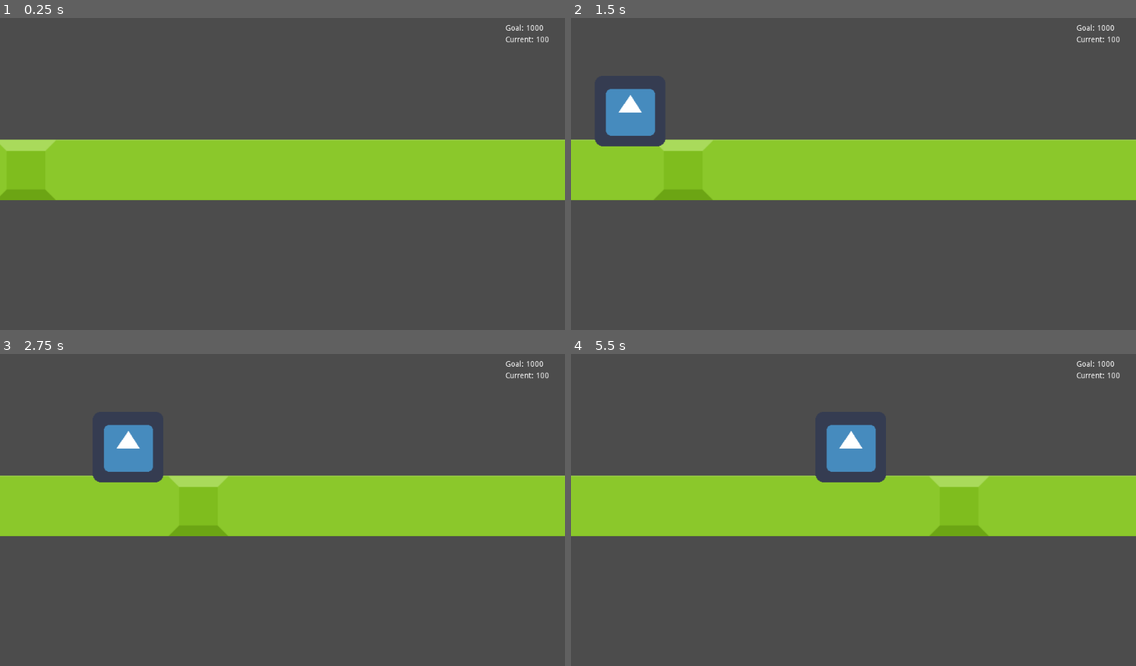
Above: before the commit, frames 1-4 (two rows, left to right).
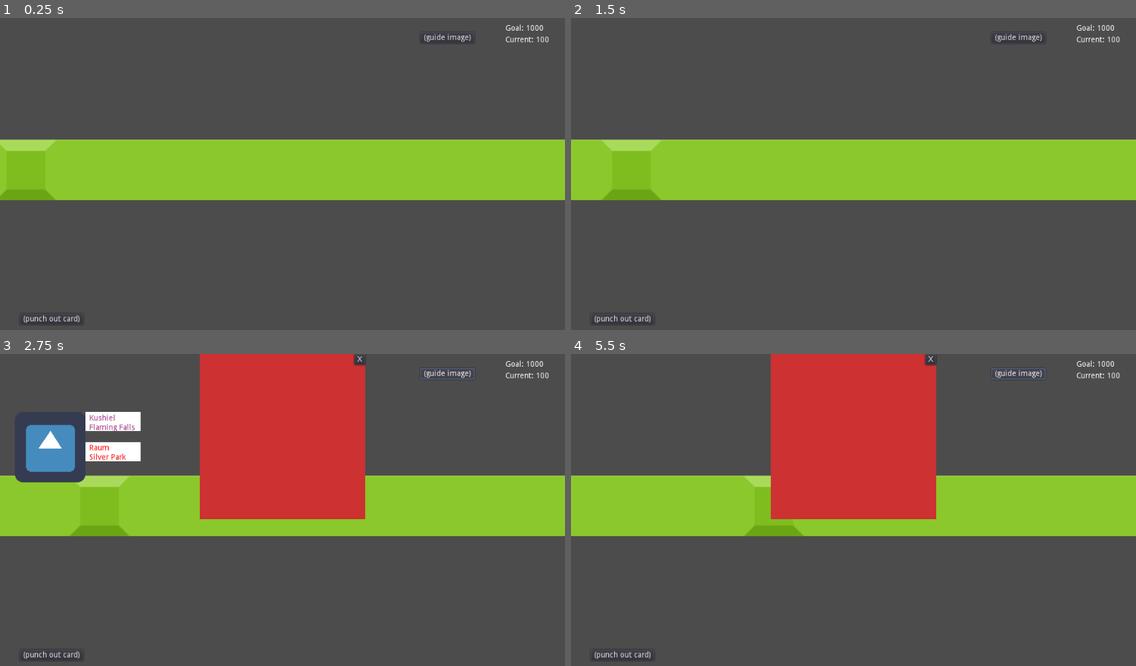
Above: after the commit, the same moments.

Repository: Hexadoon/Unearthly-Souls-Postal-Service
Game: Godot game, scene res://Scenes/main.tscn
Two runs of this game, one before a commit and one after it. Both use one fixed random seed, a clock stepped at 60 frames per second and the inputs below. The engine's default icon, where the game draws it, is replaced by a stand-in: a white triangle on a blue panel in a dark square.
Inputs (mouse positions are in pixels of both pictures, inside the frame that each line leads up to):
- Up to frame 1 (0.25 s): no input
- Up to frame 2 (1.5 s): click (621, 320) at 0.5 s, where only the run after the commit has a clickable "(punch out card)"; click (627, 27) at 1.25 s, where only the run after the commit has a clickable "RESUME GAME"
- Up to frame 3 (2.75 s): click (446, 372) at 2 s, where only the run after the commit has a clickable "(guide image)"
- Up to frame 4 (5.5 s): click (932, 360) at 2.75 s, where only the run after the commit has a clickable "X"; click (621, 656) at 3.5 s, where only the run after the commit has a clickable "(punch out card)"; click (627, 382) at 4.25 s, where only the run after the commit has a clickable "RESTART GAME"; click (1017, 372) at 5 s, where only the run after the commit has a clickable "(guide image)"

The runs differ from the first frame. In frame 1, 0.2% of the frame differs, in the area x 4-84%, y 4-98%; in frame 2, 2.7%; in frame 3, 20%, in the area x 2-84%, y 0-98%; in frame 4, 17%.

Commit message:
work up to 7/15/2020 letters with labels, double click view, pause menu

Diff:
--- a/hell-mail/Scenes/Mail.tscn
+++ b/hell-mail/Scenes/Mail.tscn
@@ -3,12 +3,11 @@
 [ext_resource path="res://Sprites/icon.png" type="Texture" id=1]
 [ext_resource path="res://Scripts/Mail.gd" type="Script" id=2]
 
-
 [sub_resource type="RectangleShape2D" id=1]
 extents = Vector2( 63.8305, 63.6861 )
 
 [node name="Mail" type="KinematicBody2D"]
-position = Vector2( 72.2749, 163.948 )
+position = Vector2( 64.2978, 63.348 )
 input_pickable = true
 collision_layer = 2
 script = ExtResource( 2 )
@@ -18,3 +17,47 @@
 
 [node name="CollisionShape2D" type="CollisionShape2D" parent="."]
 shape = SubResource( 1 )
+
+[node name="Tween" type="Tween" parent="."]
+
+[node name="ColorRect2" type="ColorRect" parent="."]
+margin_left = 64.0
+margin_top = -8.74609
+margin_right = 164.0
+margin_bottom = 26.2539
+__meta__ = {
+"_edit_use_anchors_": false
+}
+
+[node name="to_label" type="Label" parent="."]
+margin_left = 71.2192
+margin_top = -5.18372
+margin_right = 171.219
+margin_bottom = 29.8163
+custom_colors/font_color = Color( 0.623529, 0.00784314, 0.627451, 1 )
+text = "to:"
+autowrap = true
+__meta__ = {
+"_edit_use_anchors_": false
+}
+
+[node name="ColorRect" type="ColorRect" parent="."]
+margin_left = 64.0
+margin_top = -64.0
+margin_right = 164.0
+margin_bottom = -29.0
+__meta__ = {
+"_edit_use_anchors_": false
+}
+
+[node name="from_label" type="Label" parent="."]
+margin_left = 71.2192
+margin_top = -58.8324
+margin_right = 171.219
+margin_bottom = -23.8324
+custom_colors/font_color = Color( 0.627451, 0.172549, 0.501961, 1 )
+text = "from:"
+autowrap = true
+__meta__ = {
+"_edit_use_anchors_": false
+}
--- /dev/null
+++ b/hell-mail/Scenes/PauseLayer.tscn
@@ -0,0 +1,99 @@
+[gd_scene load_steps=3 format=2]
+
+[ext_resource path="res://Scripts/Pause.gd" type="Script" id=1]
+[ext_resource path="res://Scripts/Button.gd" type="Script" id=2]
+
+[node name="PauseLayer" type="CanvasLayer"]
+pause_mode = 2
+layer = 10
+
+[node name="Pause" type="Control" parent="."]
+margin_right = 200.0
+margin_bottom = 100.0
+script = ExtResource( 1 )
+__meta__ = {
+"_edit_use_anchors_": false
+}
+
+[node name="Background" type="ColorRect" parent="Pause"]
+visible = false
+margin_right = 200.0
+margin_bottom = 100.0
+color = Color( 0, 0, 0, 0.556863 )
+__meta__ = {
+"_edit_use_anchors_": false
+}
+
+[node name="pause_popup" type="Popup" parent="Pause"]
+margin_right = 200.0
+margin_bottom = 100.0
+popup_exclusive = true
+__meta__ = {
+"_edit_use_anchors_": false
+}
+
+[node name="Resume" type="Button" parent="Pause/pause_popup"]
+anchor_right = 10.0
+margin_left = 10.0
+margin_top = 4.31691
+margin_right = -1810.0
+margin_bottom = 29.3169
+script = ExtResource( 2 )
+button_name = "Resume"
+
+[node name="Label" type="Label" parent="Pause/pause_popup/Resume"]
+anchor_left = 0.5
+anchor_top = 0.5
+anchor_right = 0.5
+anchor_bottom = 0.5
+margin_left = -46.5
+margin_top = -7.0
+margin_right = 46.5
+margin_bottom = 7.0
+text = "RESUME GAME"
+align = 1
+valign = 1
+
+[node name="Restart" type="Button" parent="Pause/pause_popup"]
+anchor_right = 10.0
+margin_left = 10.0
+margin_top = 35.99
+margin_right = -1810.0
+margin_bottom = 60.99
+script = ExtResource( 2 )
+button_name = "Restart"
+
+[node name="Label" type="Label" parent="Pause/pause_popup/Restart"]
+anchor_left = 0.5
+anchor_top = 0.5
+anchor_right = 0.5
+anchor_bottom = 0.5
+margin_left = -47.5
+margin_top = -7.0
+margin_right = 47.5
+margin_bottom = 7.0
+text = "RESTART GAME"
+align = 1
+valign = 1
+
+[node name="Quit" type="Button" parent="Pause/pause_popup"]
+anchor_right = 10.0
+margin_left = 10.0
+margin_top = 67.3437
+margin_right = -1810.0
+margin_bottom = 92.3437
+script = ExtResource( 2 )
+button_name = "Quit"
+
+[node name="Label" type="Label" parent="Pause/pause_popup/Quit"]
+anchor_left = 0.5
+anchor_top = 0.5
+anchor_right = 0.5
+anchor_bottom = 0.5
+margin_left = -46.5
+margin_top = -7.0
+margin_right = 46.5
+margin_bottom = 7.0
+text = "QUIT GAME"
+align = 1
+valign = 1
--- a/hell-mail/Scenes/main.tscn
+++ b/hell-mail/Scenes/main.tscn
@@ -1,10 +1,14 @@
-[gd_scene load_steps=9 format=2]
+[gd_scene load_steps=14 format=2]
 
 [ext_resource path="res://Scripts/conveyorbelt.gd" type="Script" id=1]
 [ext_resource path="res://Sprites/tileGreen_03.png" type="Texture" id=2]
 [ext_resource path="res://Scripts/GameManager.gd" type="Script" id=3]
 [ext_resource path="res://Scripts/StartGame.gd" type="Script" id=4]
 [ext_resource path="res://Scripts/Wall.gd" type="Script" id=5]
+[ext_resource path="res://Scripts/ViewArea.gd" type="Script" id=6]
+[ext_resource path="res://Scripts/PunchOutCard.gd" type="Script" id=7]
+[ext_resource path="res://Scenes/PauseLayer.tscn" type="PackedScene" id=8]
+[ext_resource path="res://Scripts/GuideButton.gd" type="Script" id=9]
 
 [sub_resource type="AtlasTexture" id=1]
 flags = 4
@@ -15,6 +19,8 @@
 extents = Vector2( 511.797, 43.8626 )
 
 [sub_resource type="RectangleShape2D" id=3]
+
+[sub_resource type="RectangleShape2D" id=4]
 extents = Vector2( 11.6121, 72.904 )
 
 [node name="World" type="Node"]
@@ -36,6 +42,12 @@
 
 [node name="MailNode" type="Node" parent="."]
 
+[node name="SpawnPos" type="Area2D" parent="MailNode"]
+position = Vector2( 64.2978, 168.319 )
+
+[node name="CollisionShape2D" type="CollisionShape2D" parent="MailNode/SpawnPos"]
+shape = SubResource( 3 )
+
 [node name="Wall" type="Area2D" parent="."]
 position = Vector2( 1047.99, 148.136 )
 collision_mask = 3
@@ -75,3 +87,69 @@
 __meta__ = {
 "_edit_use_anchors_": false
 }
+
+[node name="ViewArea" type="Node" parent="."]
+
+[node name="Area2D" type="Area2D" parent="ViewArea"]
+position = Vector2( 510, 487.297 )
+scale = Vector2( 15, 15 )
+collision_mask = 3
+script = ExtResource( 6 )
+
+[node name="CollisionShape2D" type="CollisionShape2D" parent="ViewArea/Area2D"]
+shape = SubResource( 3 )
+
+[node name="PunchOutCard" type="Button" parent="."]
+margin_left = 36.191
+margin_top = 536.974
+margin_right = 48.191
+margin_bottom = 556.974
+text = "(punch out card)"
+script = ExtResource( 7 )
+__meta__ = {
+"_edit_use_anchors_": false
+}
+
+[node name="GuideButton" type="Button" parent="."]
+margin_left = 762.213
+margin_top = 26.487
+margin_right = 860.213
+margin_bottom = 46.487
+text = "(guide image)"
+script = ExtResource( 9 )
+__meta__ = {
+"_edit_use_anchors_": false
+}
+
+[node name="PauseLayer" parent="." instance=ExtResource( 8 )]
+
+[node name="guide_popup" type="Popup" parent="."]
+pause_mode = 2
+anchor_left = 0.5
+anchor_right = 0.5
+margin_left = -150.0
+margin_right = 150.0
+margin_bottom = 300.0
+popup_exclusive = true
+__meta__ = {
+"_edit_use_anchors_": false
+}
+
+[node name="ColorRect" type="ColorRect" parent="guide_popup"]
+anchor_right = 1.0
+anchor_bottom = 1.0
+color = Color( 0.807843, 0.196078, 0.196078, 1 )
+__meta__ = {
+"_edit_use_anchors_": false
+}
+
+[node name="exit_button" type="Button" parent="guide_popup"]
+anchor_left = 1.0
+anchor_right = 1.0
+margin_left = -20.0
+margin_bottom = 20.0
+text = "X"
+script = ExtResource( 9 )
+__meta__ = {
+"_edit_use_anchors_": false
+}
--- /dev/null
+++ b/hell-mail/Scripts/Button.gd
@@ -0,0 +1,2 @@
+extends Button
+export (String) var button_name
--- a/hell-mail/Scripts/GameManager.gd
+++ b/hell-mail/Scripts/GameManager.gd
@@ -1,7 +1,7 @@
 extends Node
 
 var current_score = 100
-var goal_score
+export (int) var goal_score
 
 var timer = 0
 var paused = false
--- /dev/null
+++ b/hell-mail/Scripts/GuideButton.gd
@@ -0,0 +1,24 @@
+extends Button
+
+
+# Declare member variables here. Examples:
+# var a = 2
+# var b = "text"
+
+
+func _ready():
+	var guide_but = get_node("/root/World/GuideButton")
+	guide_but.connect("pressed", self, "on_guide_but_pressed")
+
+
+	var exit_but = get_node("/root/World/guide_popup/exit_button")
+	exit_but.connect("pressed", self, "on_exit_but_pressed")
+	pass # Replace with function body.
+
+func on_guide_but_pressed():
+	get_tree().paused = true
+	get_node("/root/World/guide_popup").show()
+
+func on_exit_but_pressed():
+	get_node("/root/World/guide_popup").hide()
+	get_tree().paused = false
--- a/hell-mail/Scripts/Mail.gd
+++ b/hell-mail/Scripts/Mail.gd
@@ -1,26 +1,57 @@
 extends KinematicBody2D
 
+var addresses = ["Plains of Pain", "Tartarus Fields", "Dungeon Drive",
+"Flaming Falls", "Lavaside Lane", "Seven Circles", "Golden Gates Station",
+"Celestial Court", "Elysium Park", "Lazy Cloud Bluff", "Eden Gardens",
+"Silver Shores"]
+var from_addresses
+var to_address
+var from_address
+var valid_address #bool
 
+var names = ["Beelzebub", "Alastor", "Andras", "Baal", "Barbatos", "Dantalion",
+"Demogorgon", "Focalor", "Gamigin", "Malthus", "Legion", "Lucifer", "Mammon",
+"Orobas", "Paimon", "Raum", "Sitri", "Ukobach", "Xaphan", "Armaros", "Azriel",
+"Imamiah", "Batariel", "Mebahiah", "Daniel", "Netzach", "Gadreel", "Penemue",
+"Zuriel", "Sachiel", "Kushiel", "Uriel", "Nanael", "Vehuel", "Grigori",
+"Michael", "Yomiel", "Gabriel", "Raphael", "Raziel", "Ophaniel", "Ramiel", "Samael"]
+var from_names
+var to_person
+var from_person
 # Declare member variables here. Examples:
 # var a = 2
 # var b = "text"
 export (int) var gravity = 400
 var can_grab = false
 var grabbed_offset = Vector2()
+onready var view_area = get_node("/root/World/ViewArea/Area2D").get_position()
 
+onready var TweenNode = get_node("Tween")
 #address changes for each piece of mail, how to determine if correct?
-var address
+
 
 var velocity = Vector2.ZERO
 
 # Called when the node enters the scene tree for the first time.
 func _ready():
+	randomize()
+	#print(TweenNode)
+	#print(view_area)
+	set_validity()
+	make_to_label()
+	make_from_label()
+	if not valid_address:
+		mess_up_addr()
+	set_labels()
 	pass # Replace with function body.
 
 func _input_event(_viewport, event, _shape_idx):
 	if event is InputEventMouseButton:
 		if event.doubleclick:
 			print("double click pressed")
+			TweenNode.interpolate_property(self, "position", get_position(), view_area, 1.0, Tween.TRANS_LINEAR, Tween.EASE_IN_OUT)
+			TweenNode.start()
+			#print("playtween")
 		can_grab = event.pressed
 		grabbed_offset = position - get_global_mouse_position()
 
@@ -40,5 +71,81 @@
 
 
 
+func set_gravity(new_gravity):
+	var old_grav = gravity
+	gravity = new_gravity
+	return old_grav
+
+func set_validity():
+	var chance = (randi() % 100)
+	print(chance)
+	#if ( chance < 40):
+	if ( chance < 90):
+		valid_address = false
+	else:
+		valid_address = true
+
+
 func get_type():
 	return "Mail"
+
+func make_to_label():
+	#if valid_address:
+	to_person = names[randi()% names.size()]
+	to_address = to_person + "\n" + addresses[randi() % addresses.size()]
+	print(to_person)
+	pass
+
+func make_from_label():
+	from_names = names.duplicate()
+	from_names.erase(to_person)
+	from_person = from_names[randi() % from_names.size()]
+
+	from_addresses = addresses.duplicate()
+	from_addresses.erase(to_address)
+
+	#if valid_address:
+	from_address = from_person + "\n" + from_addresses[randi() % from_addresses.size()]
+	pass
+
+func mess_up_addr():
+	var chance = randi() % 100
+	#if ( chance < 30 ):
+	if (chance < 50): #for demo
+		print("correct: " + to_address)
+		# mess up location name
+
+		var rand = from_addresses[randi() % from_addresses.size()]
+		print(rand)
+		var prefix = to_address.rsplit(" ", true, 1)[0]
+		var suffix = rand.rsplit(" ", true, 1)[1]
+		to_address = prefix + " " + suffix
+		print("wrong: " + to_address)
+		$to_label.add_color_override("font_color", Color.red)
+
+	#elif (30 <= chance && chance < 50):
+		#misspelled name
+	else: #for demo
+		var new_person = to_person
+		var misspell = 3 + randi()% (to_person.length() - 3)
+		for i in range(misspell):
+			var charnew = char(97 + randi() % 26)
+			new_person[randi() % to_person.length()] = charnew
+			new_person = new_person.capitalize()
+		to_address = to_address.replace(to_person, new_person)
+		$to_label.add_color_override("font_color", Color.orange)
+
+#	elif (50 <= chance && chance < 75):
+#		#incorrect location symbol
+#		pass
+#	else:
+#		#improper numbering
+#		pass
+
+	pass
+
+func set_labels():
+	#print(to_address)
+	#print(from_address)
+	$to_label.text = to_address
+	$from_label.text = from_address
--- /dev/null
+++ b/hell-mail/Scripts/Pause.gd
@@ -0,0 +1,36 @@
+extends Control
+
+
+# Called when the node enters the scene tree for the first time.
+func _ready():
+	$Background.visible = false
+
+	for button in $pause_popup.get_children():
+		print(typeof(button))
+		button.connect("pressed", self, "on_Button_pressed", [button.button_name])
+
+
+func _input(event):
+	if event is InputEventKey and event.scancode == KEY_P:
+		get_tree().paused = true
+		$Background.visible = true
+		$pause_popup.show()
+
+func on_Button_pressed(button_name):
+	print(button_name)
+	match button_name:
+		"Resume":
+			$Background.visible = false
+			$pause_popup.hide()
+			get_tree().paused = false
+		"Restart":
+			$Background.visible = false
+			$pause_popup.hide()
+			get_tree().paused = false
+			get_tree().reload_current_scene()
+		"Quit":
+			get_tree().quit()
+
+# Called every frame. 'delta' is the elapsed time since the previous frame.
+#func _process(delta):
+#	pass
--- /dev/null
+++ b/hell-mail/Scripts/PunchOutCard.gd
@@ -0,0 +1,22 @@
+extends Button
+
+
+# Declare member variables here. Examples:
+# var a = 2
+# var b = "text"
+
+
+# Called when the node enters the scene tree for the first time.
+func _ready():
+	var pause_but = get_node("/root/World/PunchOutCard")
+	pause_but.connect("pressed", self, "on_pause_but_pressed")
+	pass # Replace with function body.
+
+func on_pause_but_pressed():
+	get_tree().paused = true
+	get_node("/root/World/PauseLayer/Pause/Background").visible = true
+	get_node("/root/World/PauseLayer/Pause/pause_popup").show()
+
+# Called every frame. 'delta' is the elapsed time since the previous frame.
+#func _process(delta):
+#	pass
--- a/hell-mail/Scripts/StartGame.gd
+++ b/hell-mail/Scripts/StartGame.gd
@@ -16,7 +16,7 @@
 func _ready():
 	#load_scene()
 	#pass # Replace with function body.
-	print(typeof(get_node("MailNode")))
+	#print(typeof(get_node("MailNode")))
 	create_queue(1, true, false, false)
 
 
@@ -48,7 +48,7 @@
 	#need to add object to node view as a child
 	var mail_res = load("res://Scenes/%s.tscn" % mail[mail_index])
 	var mail_node = mail_res.instance()
-	#mail_node.set_position(start of conveyor belt)
+	mail_node.set_position(get_node("MailNode/SpawnPos").get_position())
 	get_node("MailNode").add_child(mail_node)
 	return mail_node
 
--- /dev/null
+++ b/hell-mail/Scripts/ViewArea.gd
@@ -0,0 +1,32 @@
+extends Area2D
+
+
+# Declare member variables here. Examples:
+# var a = 2
+# var b = "text"
+
+var grav
+# Called when the node enters the scene tree for the first time.
+func _ready():
+	connect('body_entered', self, 'on_mail_body_enter')
+	connect('body_exited', self, 'on_mail_body_exit')
+	pass # Replace with function body.
+
+
+# Called every frame. 'delta' is the elapsed time since the previous frame.
+#func _process(delta):
+#	pass
+
+func on_mail_body_enter(body):
+	if body.get_type() == "Mail":
+		print(body, "entered viewarea")
+		grav = body.set_gravity(0)
+		body.apply_scale(Vector2(2.0, 2.0))
+	pass
+
+func on_mail_body_exit(body):
+	if body.get_type() == "Mail":
+		print(body, "exited  viewarea")
+		body.set_gravity(grav)
+		body.apply_scale(Vector2(0.5, 0.5))
+	pass
--- /dev/null
+++ b/hell-mail/Scripts/name_conversion.gd
@@ -0,0 +1,29 @@
+extends Node
+
+
+# Declare member variables here. Examples:
+# var a = 2
+# var b = "text"
+
+
+# Called when the node enters the scene tree for the first time.
+func _ready():
+	var file = File.new()
+	file.open("res://Scripts/names.tres", File.READ)
+	var content = file.get_as_text()
+	var arr = content.split("\n", false, 0)
+	print(arr)
+	file.close()
+	var stringer = ""
+	for i in range(arr.size()):
+		stringer += "\""+ arr[i] + "\", "
+
+	print (stringer)
+
+	return content
+	pass # Replace with function body.
+
+
+# Called every frame. 'delta' is the elapsed time since the previous frame.
+#func _process(delta):
+#	pass
--- /dev/null
+++ b/hell-mail/Scripts/names.tres
@@ -0,0 +1,46 @@
+
+Beelzebub
+Alastor
+Andras
+Baal
+Barbatos
+Dantalion
+Demogorgon
+Focalor
+Gamigin
+Malthus
+Legion
+Lucifer
+Mammon
+Orobas
+Paimon
+Raum
+Sitri
+Ukobach
+Xaphan
+Armaros
+Azriel
+Imamiah
+Batariel
+Mebahiah
+Daniel
+Netzach
+Gadreel
+Penemue
+Zuriel
+Sachiel
+Kushiel
+Uriel
+Nanael
+Vehuel
+Grigori
+Michael
+Yomiel
+Gabriel
+Raphael
+Raziel
+Ophaniel
+Ramiel
+Samael
+
+"Beelzebub", "Alastor", "Andras", "Baal", "Barbatos", "Dantalion", "Demogorgon", "Focalor", "Gamigin", "Malthus", "Legion", "Lucifer", "Mammon", "Orobas", "Paimon", "Raum", "Sitri", "Ukobach", "Xaphan", "Armaros", "Azriel", "Imamiah", "Batariel", "Mebahiah", "Daniel", "Netzach", "Gadreel", "Penemue", "Zuriel", "Sachiel", "Kushiel", "Uriel", "Nanael", "Vehuel", "Grigori", "Michael", "Yomiel", "Gabriel", "Raphael", "Raziel", "Ophaniel", "Ramiel", "Samael"
Not shown: 1 places in hell-mail/Scenes/main.tscn that only renumber resources
Not shown, added: hell-mail/assets/box.png.import
Not shown, added: hell-mail/assets/chute.png.import
Not shown, added: hell-mail/assets/claw.png.import
Not shown, added: hell-mail/assets/clock.png.import
Not shown, added: hell-mail/assets/names.txt
Not shown, added: hell-mail/assets/reaper.png.import
Not shown, added: hell-mail/assets/scissors.png.import
